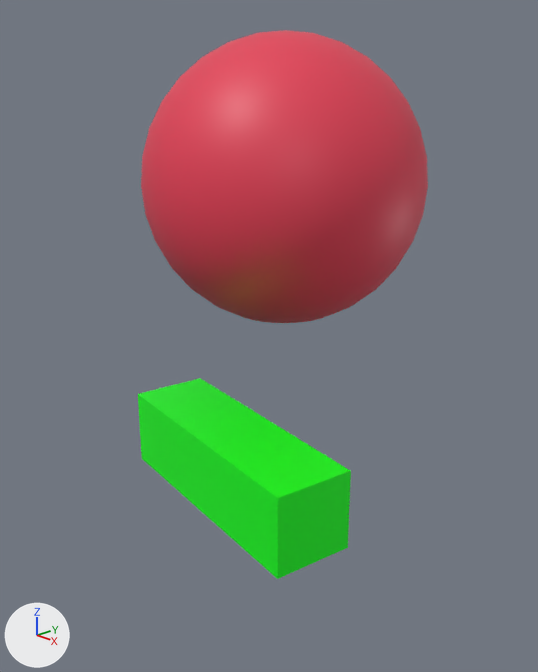
Renders of the Blender file DreamDayMultiplayer/Assets/Prefabs/Player.blend from each side of a commit.
One viewpoint serves both versions: a 50 mm camera at (4.61, -4.63, 3.48) aimed at (0.34, -0.51, 1.45). Every picture has the same lights, and +X, +Y and +Z are marked at lower left.
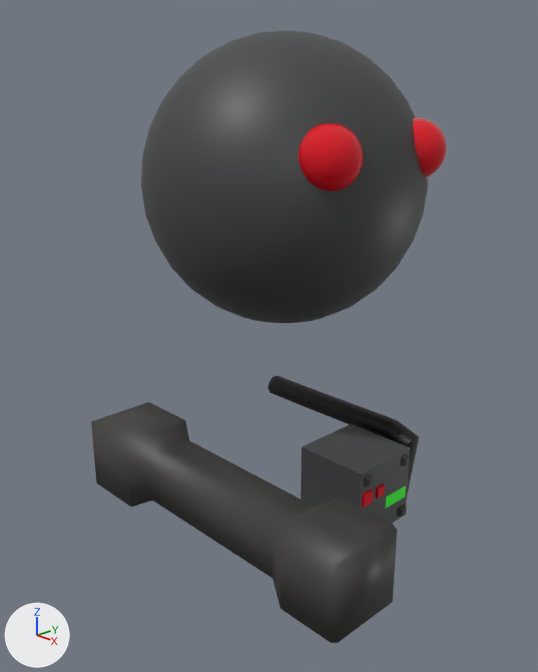
The change, as a list of edits to the scene's bpy script:
```text
Change mat_material_003:
    mat_material_003.base_color: (0.0, 1.0, 0.007) -> (0.047, 0.0457, 0.0419)  # green #00ff14 -> black #3d3c3a
Change me_sphere:
    where me_sphere.from_pydata(...)  # 482 vertices, 512 faces; spans x -1.0..1.0, y -1.0..1.0, z -1.0..1.0
    remove me_sphere.materials.append(mat_material_002)  # red #e73f57
    add me_sphere.materials.append(mat_material_001)  # black #404142
Change me_cube:
    used by ob_cube; location = (0.76, -1.3, 0.72); rotation_euler = (0.0, 0.0, -0.157), in degrees (0, 0, -9); scale = (1.0, 0.3, 0.3)
    remove me_cube.from_pydata(...)  # 8 vertices, 6 faces; spans x -1.0..1.0, y -1.0..1.0, z -1.0..1.0
    add me_cube.from_pydata(...)  # 28 vertices, 26 faces; spans x -1.62..1.56, y -1.0..1.0, z -1.0..1.0
    me_cube part 1
    6 faces are deleted
    20 vertices are added at x -1.62..1.56, y -1.0..1.0, z -1.0..1.0
    26 new faces join them
    me_cube part 2: the surface is now shaded smooth
Add cu_nurbspath_001:
    cu_nurbspath_001 = bpy.data.curves.new('NurbsPath.001', 'CURVE')
    cu_nurbspath_001.dimensions = '3D'
    _sp = cu_nurbspath_001.splines.new('NURBS'); _sp.points.add(4)
    _sp.points.foreach_set('co', [-4.99, -5.498, -2.846, 1.0, -3.99, -5.498, -2.846, 1.0, -2.99, -5.498, -2.846, 1.0, -3.163, -5.498, -2.75, 1.0, -4.562, -5.498, -3.101, 1.0])
    _sp.order_u = 5
    _sp.order_v = 0
    _sp.use_endpoint_u = True
    cu_nurbspath_001.use_path = True
    cu_nurbspath_001.use_path_clamp = True
    cu_nurbspath_001.fill_mode = 'FULL'
Change ob_cube:
    ob_cube.rotation_euler: (0.0, 0.0, -0.157) -> (0.0, 0.0, 0.0)  # degrees (0, 0, -9) -> degrees (0, 0, 0)
    ob_cube.location: (0.76, -1.3, 0.72) -> (0.76, -1.37, 0.4)
    ob_cube.scale: (1.0, 0.3, 0.3) -> (0.883, 0.3, 0.3)
Add ob_sphere_002:
    ob_sphere_002 = bpy.data.objects.new('Sphere.002', me_sphere_002)  # a UV sphere (32 segments, 16 rings, poles along z) spanning x -1.0..1.0, y -1.0..1.0, z -1.0..1.0; in mat_material_005 (red #da001a)
    ob_sphere_002.location = (0.98, 0.52, 2.96)
    ob_sphere_002.scale = (0.243, 0.243, 0.243)
Add ob_sphere_001:
    ob_sphere_001 = bpy.data.objects.new('Sphere.001', me_sphere_002.copy())
    ob_sphere_001.location = (0.98, -0.52, 2.96)
    ob_sphere_001.scale = (0.243, 0.243, 0.243)
Add ob_cylinder:
    ob_cylinder = bpy.data.objects.new('Cylinder', me_cylinder_001)  # a 32-sided cylinder along z spanning x -1.0..1.0, y -1.0..1.0, z -1.0..1.0; in mat_material_010 (black #000000); modifiers ARRAY, CURVE
    ob_cylinder.location = (4.46, 6.3, 2.91)
    ob_cylinder.scale = (0.1, 0.1, 0.01)
Add ob_nurbspath:
    ob_nurbspath = bpy.data.objects.new('NurbsPath', cu_nurbspath_001)
    ob_nurbspath.location = (4.39, 5.931, 2.911)
Add ob_cube_001:
    ob_cube_001 = bpy.data.objects.new('Cube.001', me_cube_001)  # 152 vertices, 150 faces; spans x -1.0..1.13, y -1.0..1.0, z -1.0..1.0; in mat_material_001 (black #404142), mat_material_005 (red #da001a), mat_material_006 (green #0dff00), mat_material_008 (black #303030)
    ob_cube_001.location = (0.91, 0.0, 0.11)
    ob_cube_001.scale = (0.335, 0.335, 0.335)
```

Where the change shows, as pixel boxes (x1, y1, x2, y2) in the pictures (538 x 672 px):
'Sphere', recoloured (red to grey): (141, 30, 428, 323) in both
'Cube', recoloured, reshaped, moved, rescaled, turned (green to grey): before (138, 378, 351, 579); after (91, 402, 397, 643)
'Cube.001', added: after (301, 424, 410, 523)
    faces in mat_material_001 (black #404142): (301, 424, 410, 523)
    faces in mat_material_008 (black #303030): (363, 454, 410, 516)
    faces in mat_material_005 (red #da001a): (362, 484, 385, 507)
    faces in mat_material_006 (green #0dff00): (386, 486, 406, 508)
'Sphere.001', added (red): after (299, 123, 363, 192)
'Cylinder', added (black): after (268, 376, 419, 493)
'Sphere.002', added (red): after (413, 118, 447, 178)
part 1 of me_cube, built on: before (138, 378, 351, 579); after (91, 402, 397, 643)
